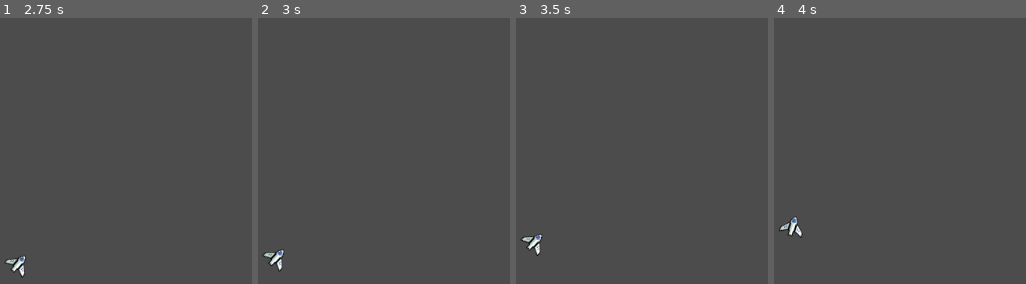
Above: before the commit, frames 1-4 (left to right).
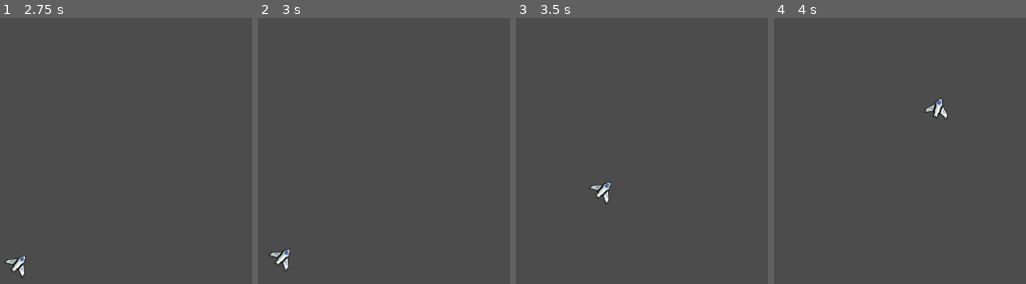
Above: after the commit, the same moments.

Repository: Santyru-C/spacewar
Game: Godot game, scene res://scenes/actors/SpaceShip.tscn
Two runs of this game, one before a commit and one after it. Both use one fixed random seed, a clock stepped at 60 frames per second and the inputs below.
Inputs:
- Up to frame 1 (2.75 s): tap Enter at 0.5 s; hold Right (ui_right) 0.53-1.28 s; hold Left (ui_left) 1.28-2.03 s; hold Right (ui_right) from 2.03 s (still down)
- Up to frame 2 (3 s): release Right (ui_right) at 2.78 s; hold Up (ui_up) from 2.78 s (still down)
- Up to frame 3 (3.5 s): keep holding Up (ui_up)
- Up to frame 4 (4 s): release Up (ui_up) at 3.53 s; hold Left (ui_left) from 3.53 s (still down)

Frame 1 is identical in both runs. In frame 2, 0.5% of the frame differs, in the area x 1-13%, y 86-96%; in frame 3, 0.6%, in the area x 1-38%, y 61-90%; in frame 4, 0.6%.

Commit message:
add top down movement

Diff:
--- a/project/scenes/actors/SpaceShip.gd
+++ b/project/scenes/actors/SpaceShip.gd
@@ -1,12 +1,13 @@
 extends KinematicBody2D
 
-var speed = 40
+var speed = 10
 var acceleration = Vector2(30, 0)
 # make the character accelerate faster when starting from 0
 
 var velocity = Vector2()
 var rotation_dir = 0
 var rotation_speed = 1
+var friction = Vector2(1, 0)
 
 	#velocity = transform.y * acceleration
 func get_input():
@@ -20,11 +21,15 @@
 	get_input()
 	rotation += rotation_dir * rotation_speed * delta
 	if Input.is_action_pressed("ui_up"):
-		velocity = Vector2(0, -speed)
+		velocity -= transform.y * speed
+
+	if velocity.length() > 0:
+		velocity -= friction.rotated(friction.angle_to(velocity))
+	velocity = velocity.limit_length(300)
 	#velocity += acceleration * delta
 	#print(velocity)
 	velocity = move_and_slide(velocity)
 
 
 func _on_Timer_timeout():
-	print(position)
+	print("friction", friction.angle_to(velocity))
--- a/project/scenes/actors/SpaceShip.tscn
+++ b/project/scenes/actors/SpaceShip.tscn
@@ -19,7 +19,7 @@
 polygon = PoolVector2Array( 16, 8, 16, 8, 0, -16, -16, 8 )
 
 [node name="Timer" type="Timer" parent="."]
-wait_time = 0.5
+wait_time = 2.0
 autostart = true
 
 [connection signal="timeout" from="Timer" to="." method="_on_Timer_timeout"]
